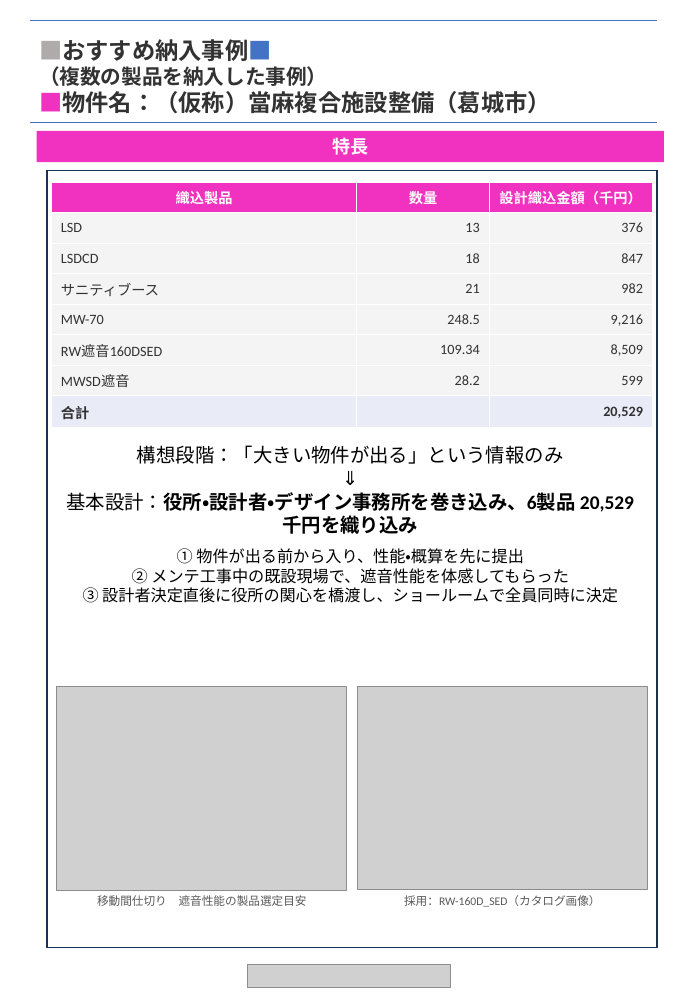
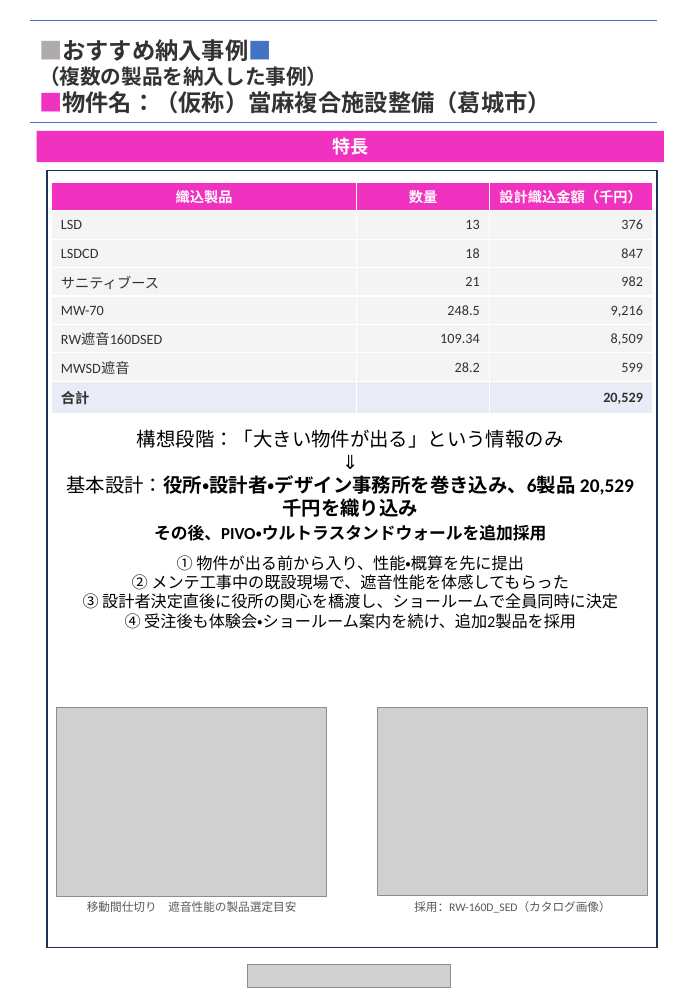
Before and after one commit to jonsonpanson114/test, a slide deck: slide 3 of nara_katsuragi_case.pptx. Drawn at 698x1008 pixels with LibreOffice and Linux fonts; fonts in the diff are those of the drawing; grey boxes stand for pictures. Boxes give left, top, right and bottom in pixels: in the first picture for what was removed or moved away, otherwise in the second. Text is boxed around its words. In the diff, an @@ line names an element or a change of style, - is before the commit and + after.

```diff
--- a/nara_katsuragi_case.pptx
+++ b/nara_katsuragi_case.pptx
@@ table: place and size @@
-table at (51,182,651,426)
+table at (51,182,651,410)
@@ text "構想段階：「大きい物件が出る」という情報のみ": place and size @@
-text "構想段階：「大きい物件が出る」という情報のみ" at (66,445,634,603)
+text "構想段階：「大きい物件が出る」という情報のみ" at (66,429,634,629)
@@ text at (154,524,546,541): paragraph added @@
+その後、PIVO・ウルトラスタンドウォールを追加採用
@@ text at (125,613,576,629): paragraph added @@
+④ 受注後も体験会・ショールーム案内を続け、追加2製品を採用
@@ picture: place and size @@
-picture at (57,687,347,891)
+picture at (57,707,327,897)
@@ picture: place and size @@
-picture at (357,687,648,890)
+picture at (378,707,648,896)
@@ text "移動間仕切り 遮音性能の製品選定目安": place and size @@
-text "移動間仕切り 遮音性能の製品選定目安" at (97,895,307,906)
+text "移動間仕切り 遮音性能の製品選定目安" at (87,901,296,912)
@@ text "採用：RW-160D_SED（カタログ画像）": place and size @@
-text "採用：RW-160D_SED（カタログ画像）" at (404,895,601,907)
+text "採用：RW-160D_SED（カタログ画像）" at (414,901,611,913)
```
Also in this commit, not shown: 1 other slide changed.
